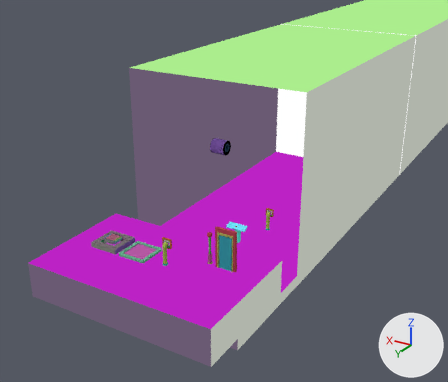
The glTF model assets/scenes/jam6scene1.glb: old version first, new version second.
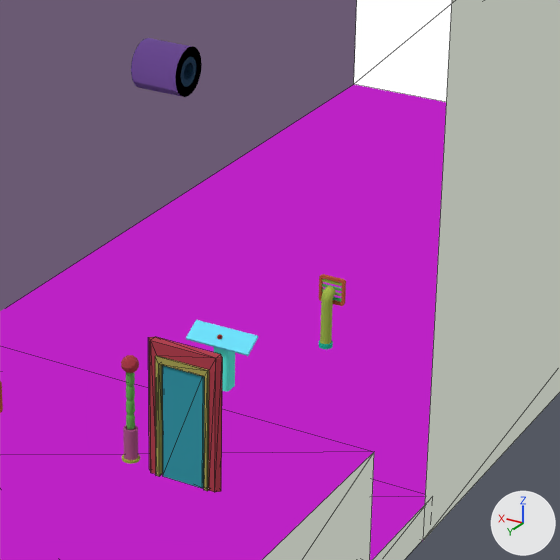
There are two pictures of each version: one from a 50 mm lens placed at (-117.0, 331.0, 131.0), pointed at (68.0, 24.0, -23.0), one close up on the part from 38% to 75% of the width and 33% to 77% of the height. The axes (+X, +Y, +Z) are drawn at lower right. The lights are the same throughout. The close-ups show mesh edges as thin lines. Where no turn or scale is listed for an object, it has been applied to the vertices.

Objects in the first close-up: 'Cube', 'Cube (1)', 'DissolveGate', 'RoomWalls_Colored', 'cube_spitter_Colored', 'doorway_wideThin.001', 'pedestal', 'pole', 'signal_spitter', 'wall.001'.
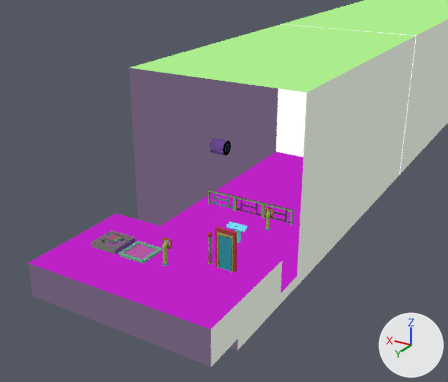
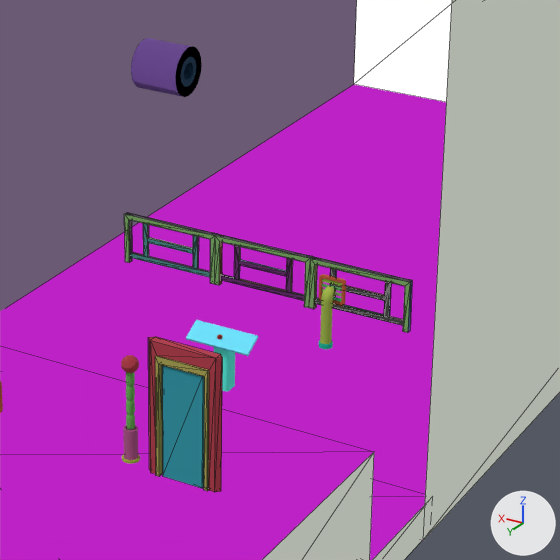
Changed parts and their boxes [x1, y1, x2, y2] in the close-ups (560 x 560 px):
'inert_fence', added (green)
    after: [124, 212, 412, 333]

Edits to the bpy script that builds the scene:
```text
Add mat_inert_fence:
    mat_inert_fence = bpy.data.materials.new('inert_fence')
    # nodes: BsdfPrincipled, Mix, OutputMaterial, VertexColor
Add me_inert_fence:
    me_inert_fence.from_pydata(...)  # 163 vertices, 374 faces; spans x -30.0..30.0, y 9.0..10.0, z 0.0..10.0
    me_inert_fence.materials.append(mat_inert_fence)  # its picture is missing
Add ob_inert_fence:
    ob_inert_fence = bpy.data.objects.new('inert_fence', me_inert_fence)
    ob_inert_fence.location = (52.1, 9.3, -36.7)
```
